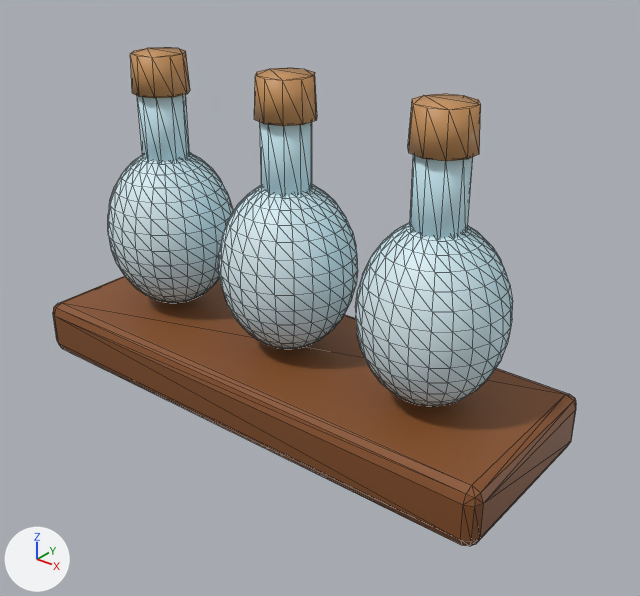
An edit to the glTF model models/bottles.glb, drawn before and after from the same camera.
The view is the same before and after, from a 50 mm lens placed at (0.535, -0.618, 0.509), pointed at (0.041, 0.0, 0.126). Arrows for +X, +Y and +Z are at lower left; the lights stay in place. The first picture is the older version. Mesh edges are drawn as thin lines. Where no turn or scale is listed for an object, it has been applied to the vertices. Vertices at exactly the same position are counted once.

The scene before the commit, as lines of its bpy script (objects in view):
```python
me_bottles = bpy.data.meshes.new('bottles')
me_bottles.from_pydata(...)  # 116 vertices, 216 faces; spans x -0.28..0.28, y -0.1..0.1, z 0.0..0.34
me_bottles.materials.append(mat_defaultmaterial)
me_bottles_glass = bpy.data.meshes.new('bottles_glass')
me_bottles_glass.from_pydata(...)  # 1146 vertices, 2268 faces; spans x -0.24..0.24, y -0.07..0.07, z 0.062..0.3
me_bottles_glass.materials.append(mat_defaultmaterial_001)
ob_bottles = bpy.data.objects.new('bottles', me_bottles)
ob_bottles.location = (0.0, 0.0, 0.0)
ob_bottles_glass = bpy.data.objects.new('bottles_glass', me_bottles_glass)
ob_bottles_glass.location = (0.0, 0.0, 0.0)
```
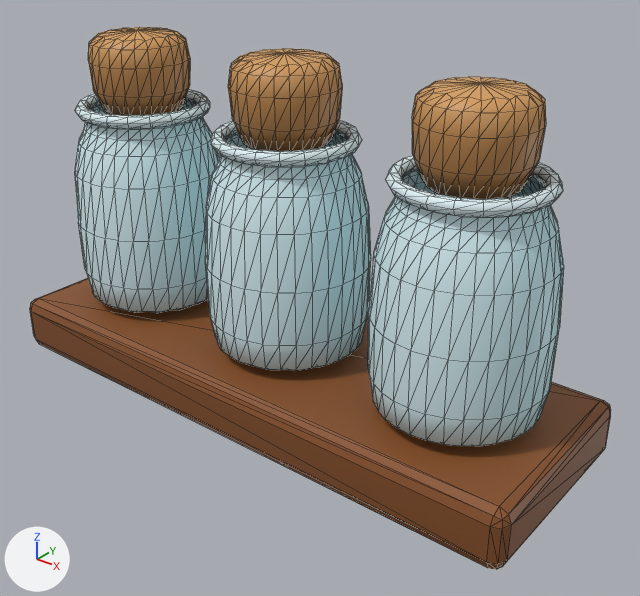
The edits, one by one:
me_bottles is used by ob_bottles; location (0.0, 0.0, 0.0).
me_bottles had 116 vertices, 216 faces and spanned x -0.28..0.28, y -0.1..0.1, z 0.0..0.34.
me_bottles now has 782 vertices, 1548 faces and spans x -0.31..0.31, y -0.11..0.11, z 0.0..0.359.
me_bottles part 1: the loose piece of 56 vertices spanning x -0.28..0.28, y -0.1..0.1, z 0.0..0.06 is scaled about its middle by (1.11, 1.11, 1).
me_bottles part 2: a new loose piece of 122 vertices spanning x -0.252..-0.148, y -0.052..0.052, z 0.263..0.359, in mat_defaultmaterial.
me_bottles part 3: a new loose piece of 122 vertices spanning x -0.052..0.052, y -0.052..0.052, z 0.263..0.359, in mat_defaultmaterial.
me_bottles part 4: a new loose piece of 122 vertices spanning x 0.148..0.252, y -0.052..0.052, z 0.263..0.359, in mat_defaultmaterial.
me_bottles part 5: a new loose piece of 120 vertices spanning x -0.271..-0.129, y -0.071..0.071, z 0.274..0.286, in mat_defaultmaterial.
me_bottles part 6: a new loose piece of 120 vertices spanning x -0.071..0.071, y -0.071..0.071, z 0.274..0.286, in mat_defaultmaterial.
me_bottles part 7: a new loose piece of 120 vertices spanning x 0.129..0.271, y -0.071..0.071, z 0.274..0.286, in mat_defaultmaterial.
me_bottles part 8: the loose piece of 20 vertices spanning x -0.029..0.029, y -0.03..0.03, z 0.3..0.34 is deleted.
me_bottles part 9: 20 vertices removed from x -0.199..-0.141, y -0.03..0.03, z 0.3..0.34.
me_bottles part 10: 20 vertices removed from x 0.141..0.199, y -0.03..0.03, z 0.3..0.34.
me_bottles_glass is used by ob_bottles_glass; location (0.0, 0.0, 0.0).
me_bottles_glass had 1146 vertices, 2268 faces and spanned x -0.24..0.24, y -0.07..0.07, z 0.062..0.3.
me_bottles_glass now has 867 vertices, 1632 faces and spans x -0.282..0.282, y -0.082..0.082, z 0.061..0.28.
me_bottles_glass part 11: the loose piece of 362 vertices spanning x -0.24..-0.1, y -0.07..0.07, z 0.062..0.238 is rebuilt with 289 vertices and now spans x -0.282..-0.118, y -0.082..0.082, z 0.061..0.28.
me_bottles_glass part 12: the loose piece of 362 vertices spanning x 0.1..0.24, y -0.07..0.07, z 0.062..0.238 is rebuilt with 289 vertices and now spans x 0.118..0.282, y -0.082..0.082, z 0.061..0.28.
me_bottles_glass part 13: the loose piece of 362 vertices spanning x -0.07..0.07, y -0.07..0.07, z 0.062..0.238 is rebuilt with 289 vertices and now spans x -0.082..0.082, y -0.082..0.082, z 0.061..0.28.
me_bottles_glass part 14: the loose piece of 20 vertices spanning x 0.146..0.194, y -0.025..0.025, z 0.22..0.3 is deleted.
me_bottles_glass part 15: the loose piece of 20 vertices spanning x -0.024..0.024, y -0.025..0.025, z 0.22..0.3 is deleted.
me_bottles_glass part 16: the loose piece of 20 vertices spanning x -0.194..-0.146, y -0.025..0.025, z 0.22..0.3 is deleted.

Location of each change, (x1, y1, x2, y2) in pixels of the pictures (640 x 596 px; the box of a moved part takes in the faces that stretch with it):
'bottles', reshaped (11% wider, 9% taller): before (53, 47, 576, 546); after (30, 27, 611, 569)
'bottles_glass', reshaped (21% wider, 10% taller): before (108, 94, 513, 407); after (75, 101, 564, 446)
part 1 of me_bottles, moved or reshaped: before (53, 276, 576, 546); after (30, 278, 611, 569)
part 2 of me_bottles, added (brown): after (88, 27, 190, 115)
part 3 of me_bottles, added (brown): after (228, 49, 342, 151)
part 4 of me_bottles, added (brown): after (412, 77, 546, 199)
part 5 of me_bottles, added: after (75, 90, 210, 129)
part 6 of me_bottles, added: after (211, 120, 362, 166)
part 7 of me_bottles, added: after (385, 156, 563, 217)
part 8 of me_bottles, deleted (brown): before (254, 68, 317, 126)
part 9 of me_bottles, deleted (brown): before (130, 47, 190, 98)
part 10 of me_bottles, deleted (brown): before (408, 94, 481, 161)
part 11 of me_bottles_glass, rebuilt (15% wider, 40% taller): before (108, 152, 233, 303); after (75, 101, 219, 313)
part 12 of me_bottles_glass, rebuilt (24% wider, 48% taller): before (355, 222, 513, 407); after (368, 171, 564, 446)
part 13 of me_bottles_glass, rebuilt (18% wider, 44% taller): before (218, 184, 358, 349); after (205, 133, 371, 371)
part 14 of me_bottles_glass, deleted (cyan): before (410, 155, 473, 239)
part 15 of me_bottles_glass, deleted (cyan): before (260, 122, 312, 196)
part 16 of me_bottles_glass, deleted (cyan): before (137, 94, 190, 162)
